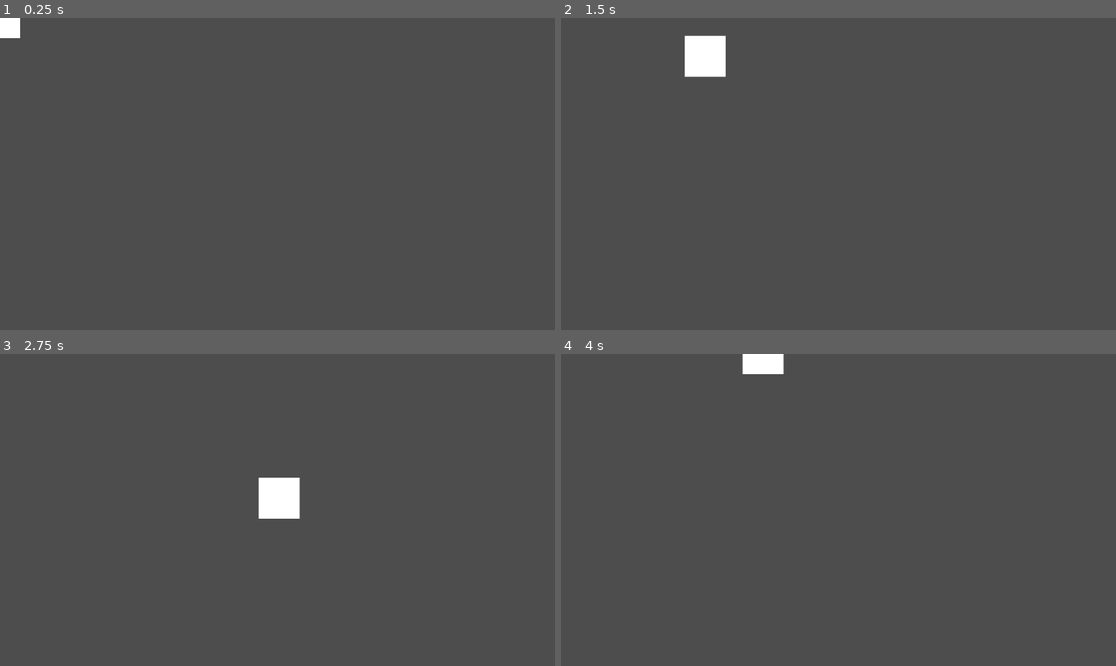
Above: before the commit, frames 1-4 (two rows, left to right).
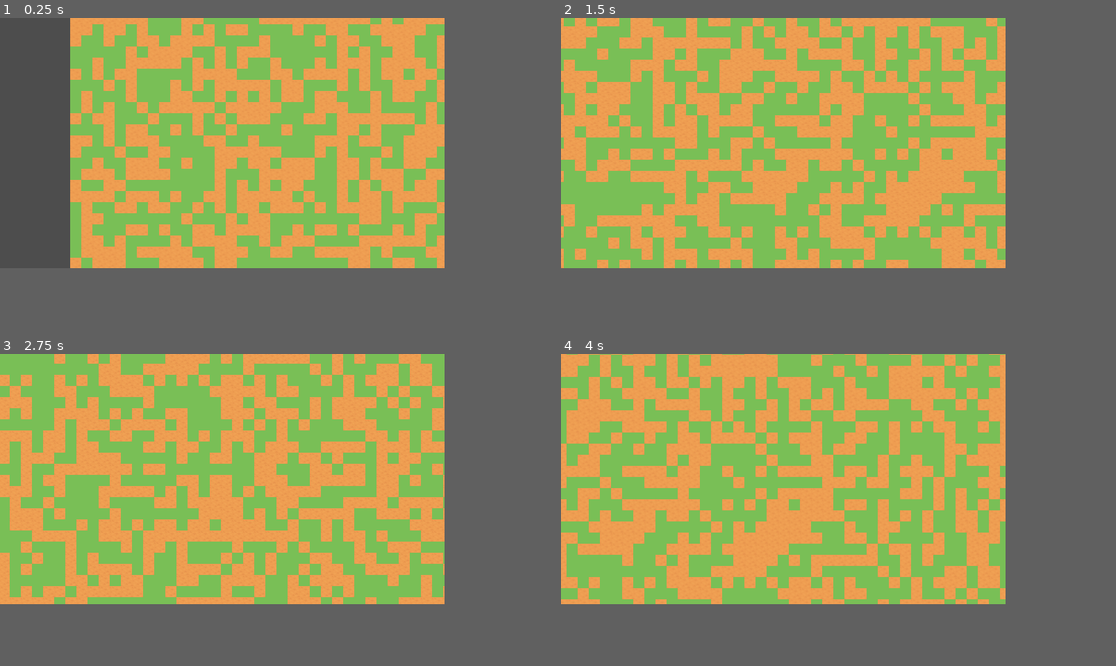
Above: after the commit, the same moments.

Repository: wheatgreaser/folkvalleygame
Game: Godot game, scene res://src/core/MainGame.tscn
The game is run twice, just before and just after one commit, with the same random seed, the same clock (stepped at 60 frames per second) and the same inputs. The project has no main scene, so this scene is started directly.
Inputs:
- Up to frame 1 (0.25 s): no input
- Up to frame 2 (1.5 s): hold D (right) 0.53-1.28 s; hold S (down) from 1.28 s (still down)
- Up to frame 3 (2.75 s): release S (down) at 2.03 s; hold D (right) from 2.03 s (still down)
- Up to frame 4 (4 s): release D (right) at 2.78 s; hold W (up) 2.78-3.53 s; hold A (left) from 3.53 s (still down)
In our replay, the window is 799x449 before the commit and 640x360 after it. These sizes can differ from the game's own. Grey fills any space a smaller window leaves; there, only what the larger window draws over its background counts as a difference.

The runs differ from the first frame. In frame 1, 54% of the frame differs, in the area x 0-81%, y 0-81%; in frame 2, 64%; in frame 3, 64%; in frame 4, 64%.

Commit message:
feat: camera and level setup

Diff:
--- a/assets/icon.svg
+++ /dev/null
@@ -1 +0,0 @@
-<svg xmlns="http://www.w3.org/2000/svg" width="128" height="128"><rect width="124" height="124" x="2" y="2" fill="#363d52" stroke="#212532" stroke-width="4" rx="14"/><g fill="#fff" transform="translate(12.322 12.322)scale(.101)"><path d="M105 673v33q407 354 814 0v-33z"/><path fill="#478cbf" d="m105 673 152 14q12 1 15 14l4 67 132 10 8-61q2-11 15-15h162q13 4 15 15l8 61 132-10 4-67q3-13 15-14l152-14V427q30-39 56-81-35-59-83-108-43 20-82 47-40-37-88-64 7-51 8-102-59-28-123-42-26 43-46 89-49-7-98 0-20-46-46-89-64 14-123 42 1 51 8 102-48 27-88 64-39-27-82-47-48 49-83 108 26 42 56 81zm0 33v39c0 276 813 276 814 0v-39l-134 12-5 69q-2 10-14 13l-162 11q-12 0-16-11l-10-65H446l-10 65q-4 11-16 11l-162-11q-12-3-14-13l-5-69z"/><path d="M483 600c0 34 58 34 58 0v-86c0-34-58-34-58 0z"/><circle cx="725" cy="526" r="90"/><circle cx="299" cy="526" r="90"/></g><g fill="#414042" transform="translate(12.322 12.322)scale(.101)"><circle cx="307" cy="532" r="60"/><circle cx="717" cy="532" r="60"/></g></svg>
--- a/project.godot
+++ b/project.godot
@@ -12,7 +12,16 @@
 
 config/name="folkvalley"
 config/features=PackedStringArray("4.6", "GL Compatibility")
-config/icon="res://assets/icon.svg"
+
+[debug]
+
+gdscript/warnings/untyped_declaration=1
+
+[display]
+
+window/size/viewport_width=640
+window/size/viewport_height=360
+window/stretch/mode="canvas_items"
 
 [input]
 
--- a/src/core/main_game.gd
+++ b/src/core/main_game.gd
@@ -1,16 +1,47 @@
 extends Node
 
 const PLAYER_SCENE_UID : String = "uid://cvk7uk0k1a3nu"
+const CAMERA_UID : String = "uid://cftvanod25g6i"
+const LEVEL_SCENE_UID : String = "uid://cwv5k8osui84u"
+
 var player_scene : PackedScene = preload(PLAYER_SCENE_UID)
+var camera_scene : PackedScene = preload(CAMERA_UID)
+
 
 @onready var entity_root : Node2D = %EntityRoot
 @onready var effects_root : Node2D = %EffectsRoot
 @onready var level_root : Node2D = %LevelRoot
 
-func _ready() -> void:
-	var player = player_scene.instantiate()
-	entity_root.add_child(player)
+func _player_init() -> void:
+	var player : CharacterBody2D = player_scene.instantiate()
+	var camera : Camera2D = camera_scene.instantiate()
+	if player != null and camera != null:
+		entity_root.add_child(player)
+		player.add_child(camera)
+	else:
+		print("player not found son")
+
+func _camera_init(start_position : Vector2) -> void:
+	var camera : Camera2D = camera_scene.instantiate()
+	if camera != null:
+		camera.start_pos = start_position
+		entity_root.add_child(camera)
+	else:
+		print("camera not found son")
 
 
-func _process(delta: float) -> void:
+func _load_level() -> void:
+	var level_scene : PackedScene = preload(LEVEL_SCENE_UID)
+	var level : Node2D = level_scene.instantiate()
+	level_root.add_child(level)
+
+
+func _ready() -> void:
+	_camera_init(Vector2(300,300))
+	_load_level()
+
+
+
+
+func _process(_delta: float) -> void:
 	pass
--- /dev/null
+++ b/src/gameplay/camera/camera.gd
@@ -0,0 +1,14 @@
+extends Camera2D
+
+@export var speed: float = 400
+@export var start_pos: Vector2 = Vector2(0, 0)
+
+func _ready() -> void:
+	position = start_pos
+
+func get_input() -> Vector2:
+	var input_direction : Vector2 = Input.get_vector("left", "right", "up", "down")
+	return input_direction
+
+func _process(delta: float) -> void:
+	position += speed * get_input() * delta
--- /dev/null
+++ b/src/gameplay/camera/camera.tscn
@@ -0,0 +1,8 @@
+[gd_scene format=3 uid="uid://cftvanod25g6i"]
+
+[ext_resource type="Script" uid="uid://bnnu33mwkf7wo" path="res://src/gameplay/camera/camera.gd" id="1_l6m7q"]
+
+[node name="Camera" type="Camera2D" unique_id=2001163283]
+process_callback = 0
+position_smoothing_enabled = true
+script = ExtResource("1_l6m7q")
--- a/src/gameplay/player/player.gd
+++ b/src/gameplay/player/player.gd
@@ -1,15 +1,13 @@
 extends CharacterBody2D
 
 
-const SPEED = 300.0
-const JUMP_VELOCITY = -400.0
 
-@export var speed = 400
+@export var speed: float = 400
 
-func get_input():
-	var input_direction = Input.get_vector("left", "right", "up", "down")
+func get_input() -> void:
+	var input_direction : Vector2 = Input.get_vector("left", "right", "up", "down")
 	velocity = input_direction * speed
 
-func _physics_process(delta: float) -> void:
+func _physics_process(_delta: float) -> void:
 	get_input()
 	move_and_slide()
--- a/src/levels/level1.tscn
+++ b/src/levels/level1.tscn
@@ -1,3 +1,250 @@
 [gd_scene format=3 uid="uid://cwv5k8osui84u"]
 
+[ext_resource type="Texture2D" uid="uid://dosa2pxbutvcw" path="res://assets/tileset/floor.png" id="1_wyrbo"]
+[ext_resource type="Script" uid="uid://dw75bovwvvkdd" path="res://src/levels/tilepainter.gd" id="2_3o7sa"]
+
+[sub_resource type="TileSetAtlasSource" id="TileSetAtlasSource_3o7sa"]
+texture = ExtResource("1_wyrbo")
+0:0/0 = 0
+1:0/0 = 0
+2:0/0 = 0
+3:0/0 = 0
+4:0/0 = 0
+5:0/0 = 0
+6:0/0 = 0
+7:0/0 = 0
+8:0/0 = 0
+9:0/0 = 0
+10:0/0 = 0
+11:0/0 = 0
+0:1/0 = 0
+1:1/0 = 0
+2:1/0 = 0
+3:1/0 = 0
+4:1/0 = 0
+5:1/0 = 0
+6:1/0 = 0
+7:1/0 = 0
+8:1/0 = 0
+9:1/0 = 0
+11:1/0 = 0
+0:2/0 = 0
+1:2/0 = 0
+2:2/0 = 0
+3:2/0 = 0
+4:2/0 = 0
+5:2/0 = 0
+6:2/0 = 0
+7:2/0 = 0
+8:2/0 = 0
+9:2/0 = 0
+10:2/0 = 0
+11:2/0 = 0
+0:3/0 = 0
+1:3/0 = 0
+2:3/0 = 0
+3:3/0 = 0
+4:3/0 = 0
+5:3/0 = 0
+6:3/0 = 0
+7:3/0 = 0
+8:3/0 = 0
+9:3/0 = 0
+10:3/0 = 0
+11:3/0 = 0
+0:4/0 = 0
+1:4/0 = 0
+2:4/0 = 0
+3:4/0 = 0
+4:4/0 = 0
+5:4/0 = 0
+6:4/0 = 0
+7:4/0 = 0
+8:4/0 = 0
+9:4/0 = 0
+10:4/0 = 0
+11:4/0 = 0
+0:5/0 = 0
+1:5/0 = 0
+2:5/0 = 0
+3:5/0 = 0
+4:5/0 = 0
+5:5/0 = 0
+6:5/0 = 0
+7:5/0 = 0
+8:5/0 = 0
+9:5/0 = 0
+11:5/0 = 0
+0:6/0 = 0
+1:6/0 = 0
+2:6/0 = 0
+3:6/0 = 0
+4:6/0 = 0
+5:6/0 = 0
+6:6/0 = 0
+7:6/0 = 0
+8:6/0 = 0
+10:6/0 = 0
+11:6/0 = 0
+0:7/0 = 0
+1:7/0 = 0
+2:7/0 = 0
+3:7/0 = 0
+4:7/0 = 0
+5:7/0 = 0
+6:7/0 = 0
+7:7/0 = 0
+8:7/0 = 0
+9:7/0 = 0
+10:7/0 = 0
+11:7/0 = 0
+0:8/0 = 0
+1:8/0 = 0
+2:8/0 = 0
+3:8/0 = 0
+4:8/0 = 0
+5:8/0 = 0
+6:8/0 = 0
+7:8/0 = 0
+8:8/0 = 0
+9:8/0 = 0
+10:8/0 = 0
+11:8/0 = 0
+0:9/0 = 0
+1:9/0 = 0
+2:9/0 = 0
+3:9/0 = 0
+4:9/0 = 0
+5:9/0 = 0
+6:9/0 = 0
+7:9/0 = 0
+8:9/0 = 0
+9:9/0 = 0
+11:9/0 = 0
+0:10/0 = 0
+1:10/0 = 0
+2:10/0 = 0
+3:10/0 = 0
+4:10/0 = 0
+5:10/0 = 0
+6:10/0 = 0
+7:10/0 = 0
+8:10/0 = 0
+9:10/0 = 0
+10:10/0 = 0
+11:10/0 = 0
+0:11/0 = 0
+1:11/0 = 0
+2:11/0 = 0
+3:11/0 = 0
+4:11/0 = 0
+5:11/0 = 0
+6:11/0 = 0
+7:11/0 = 0
+8:11/0 = 0
+9:11/0 = 0
+10:11/0 = 0
+11:11/0 = 0
+0:12/0 = 0
+1:12/0 = 0
+2:12/0 = 0
+3:12/0 = 0
+4:12/0 = 0
+5:12/0 = 0
+6:12/0 = 0
+7:12/0 = 0
+8:12/0 = 0
+9:12/0 = 0
+10:12/0 = 0
+11:12/0 = 0
+0:13/0 = 0
+1:13/0 = 0
+2:13/0 = 0
+3:13/0 = 0
+4:13/0 = 0
+5:13/0 = 0
+6:13/0 = 0
+7:13/0 = 0
+8:13/0 = 0
+9:13/0 = 0
+11:13/0 = 0
+0:14/0 = 0
+1:14/0 = 0
+2:14/0 = 0
+3:14/0 = 0
+4:14/0 = 0
+5:14/0 = 0
+6:14/0 = 0
+7:14/0 = 0
+8:14/0 = 0
+9:14/0 = 0
+10:14/0 = 0
+11:14/0 = 0
+0:15/0 = 0
+1:15/0 = 0
+2:15/0 = 0
+3:15/0 = 0
+4:15/0 = 0
+5:15/0 = 0
+6:15/0 = 0
+7:15/0 = 0
+8:15/0 = 0
+9:15/0 = 0
+10:15/0 = 0
+11:15/0 = 0
+0:16/0 = 0
+1:16/0 = 0
+2:16/0 = 0
+3:16/0 = 0
+4:16/0 = 0
+5:16/0 = 0
+6:16/0 = 0
+7:16/0 = 0
+8:16/0 = 0
+9:16/0 = 0
+10:16/0 = 0
+11:16/0 = 0
+0:17/0 = 0
+1:17/0 = 0
+2:17/0 = 0
+3:17/0 = 0
+4:17/0 = 0
+5:17/0 = 0
+6:17/0 = 0
+7:17/0 = 0
+8:17/0 = 0
+9:17/0 = 0
+11:17/0 = 0
+0:18/0 = 0
+1:18/0 = 0
+2:18/0 = 0
+3:18/0 = 0
+4:18/0 = 0
+5:18/0 = 0
+6:18/0 = 0
+7:18/0 = 0
+8:18/0 = 0
+9:18/0 = 0
+10:18/0 = 0
+11:18/0 = 0
+0:19/0 = 0
+1:19/0 = 0
+2:19/0 = 0
+3:19/0 = 0
+4:19/0 = 0
+5:19/0 = 0
+6:19/0 = 0
+7:19/0 = 0
+8:19/0 = 0
+9:19/0 = 0
+10:19/0 = 0
+11:19/0 = 0
+
+[sub_resource type="TileSet" id="TileSet_ay5hh"]
+sources/0 = SubResource("TileSetAtlasSource_3o7sa")
+
 [node name="Scene" type="Node2D" unique_id=688667358]
+
+[node name="TileMapLayer" type="TileMapLayer" parent="." unique_id=380539479]
+tile_set = SubResource("TileSet_ay5hh")
+script = ExtResource("2_3o7sa")
--- /dev/null
+++ b/src/levels/tilepainter.gd
@@ -0,0 +1,16 @@
+extends TileMapLayer
+
+
+var rng : RandomNumberGenerator = RandomNumberGenerator.new()
+func _ready() -> void:
+	for x in 640:
+		for y in 360:
+			var toss : int = rng.randi() % 2
+			if toss == 0:
+				set_cell(Vector2i(x,y), 0, Vector2i(9, 10))
+			else:
+				set_cell(Vector2i(x,y), 0, Vector2i(9, 18))
+
+
+func _process(_delta: float) -> void:
+	pass
Binary file added: assets/tileset/floor.png
Not shown, changed: assets/tileset/floor.png.import
Not shown, added: src/gameplay/camera/camera.gd.uid
Not shown, added: src/levels/tilepainter.gd.uid
